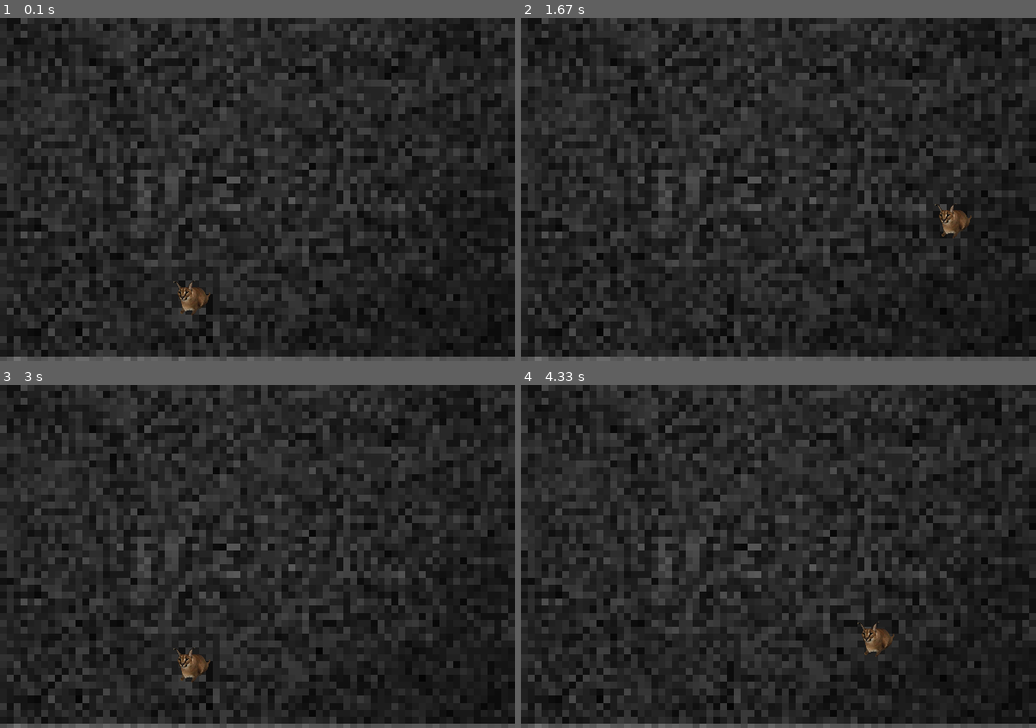
Above: before the commit, frames 1-4 (two rows, left to right).
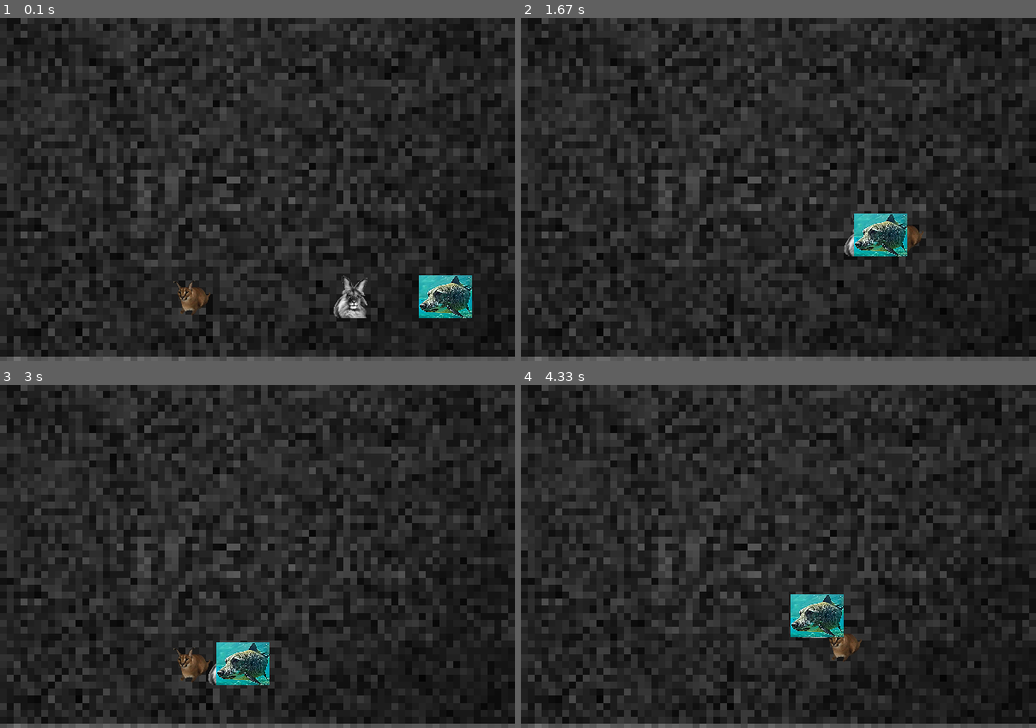
Above: after the commit, the same moments.

Repository: wonordel/pygame-project
Game: pygame game, started from main.py
The game is run twice, just before and just after one commit, with the same random seed, the same clock (stepped at 60 frames per second) and the same inputs.
Inputs:
- Up to frame 1 (0.1 s): no input
- Up to frame 2 (1.67 s): hold D 0.33-0.8 s; hold W 0.83-1.13 s; hold D 1.17-1.63 s
- Up to frame 3 (3 s): hold A 1.67-2.2 s; hold S 2.23-2.53 s; hold A 2.57-2.97 s
- Up to frame 4 (4.33 s): hold W 3-3.37 s; hold D 3.4-4.03 s; hold S from 4.07 s (still down)

The runs differ from the first frame. In frame 1, 1.6% of the frame differs, in the area x 64-92%, y 75-88%; in frame 2, 1.7%; in frame 3, 1.2%; in frame 4, 1.8%, in the area x 52-73%, y 61-81%.

Commit message:
added brdish, enemy movment now 3 functions

Diff:
--- a/main.py
+++ b/main.py
@@ -28,22 +28,56 @@
             self.visidle = False
 
 class Enemy(Character):
-    def move(self):
-        self.x += self.speed * randint(-1, 1)
-        self.y += self.speed * randint(-1, 1)
+    def move_x(self, x):
+        if x != self.x:
+            if self.x > x:
+                if self.x - x < self.speed:
+                    self.x = x
+                else:
+                    self.x -= self.speed
+            elif self.x < x:
+                if x - self.x < self.speed:
+                    self.x = x
+                else:
+                    self.x += self.speed
+    def move_y(self, y):
+        if y != self.y:
+            if self.y > y:
+                if self.y - y < self.speed:
+                    self.y = y
+                else:
+                    self.y -= self.speed
+            elif self.y < y:
+                if y - self.y < self.speed:
+                    self.y = y
+                else:
+                    self.y += self.speed
+
+    def move(self, x, y):
+        if x != self.x and y != self.y:
+            self.move_x(x)
+            self.move_y(y)
+        elif x != self.x:
+            self.move_x(x)
+        elif y != self.y:
+            self.move_y(y)
+
 
 images_path = {
     "shlepa": "images/shlepa.png",
     "cheremsha": "images/cheremsha.png",
     "asphalt": "images/asphalt.png",
+    "brdish": "images/brdish.png"
 }
 loaded_images = {
     "asphalt": pygame.image.load(images_path["asphalt"])
 }
 # Создаём контроль FPS
 clock = pygame.time.Clock()
-FPS = 30  # Устанавливаем нужное значение FPS
-shlepa = Character(200, HEIGHT - 100, 10, 100, images_path["shlepa"], True)
+FPS = 60  # Устанавливаем нужное значение FPS
+shlepa = Character(200, HEIGHT - 100, 4, 100, images_path["shlepa"], True)
+cheremsha = Enemy(400, HEIGHT - 100, 2.1, 12, images_path["cheremsha"], True)
+brdish = Enemy(500, HEIGHT - 100, 2, 12, images_path["brdish"], True)
 
 # Игровые переменные, если надо, описываем в этом блоке
 
@@ -65,10 +99,14 @@
         shlepa.x -= shlepa.speed
     if keys[pygame.K_d]:
         shlepa.x += shlepa.speed
+    cheremsha.move(shlepa.x, shlepa.y)
+    brdish.move(shlepa.x, shlepa.y)
 
     # БЛОК ОТРИСОВКИ ОБЪЕКТОВ В ОКНЕ ПРОГРАММЫ
     screen.blit(loaded_images["asphalt"], (0, 0), (0, 0, WIDTH, HEIGHT))
     shlepa.show(screen)
+    cheremsha.show(screen)
+    brdish.show(screen)
 
     # Обновление экрана
 
Binary file added: images/brdish.png
